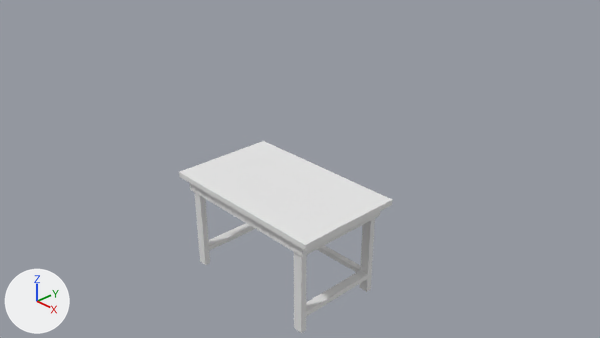
A saved change to the Blender file Assets/Objects/Props/Table/table.blend.
One viewpoint serves both versions: the file's camera 'Camera'. Arrows for +X, +Y and +Z are at lower left; the lights stay in place.
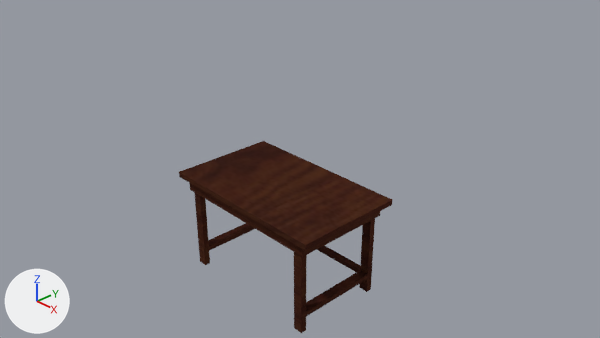
Location of each change, [x1, y1, x2, y2] in pixels of the pictures (600 x 338 px):
'Cube', recoloured (white to brown)
    both: [179, 141, 392, 333]

The change, as a diff of the scene's bpy script:
```diff
--- a/Assets/Objects/Props/Table/table.blend.py
+++ b/Assets/Objects/Props/Table/table.blend.py
@@ img_woodfinedark003_col_1k_jpg_001 @@
+img_woodfinedark003_col_1k_jpg_001 = load_image('WoodFineDark003_COL_1K.jpg.001', '../Textures0/WoodFineDark003_COL_1K.jpg', 1024, 1024, 'sRGB')
@@ mat_wood1 @@
+mat_wood1 = bpy.data.materials.new('wood1')
+# uses the picture img_woodfinedark003_col_1k_jpg_001
@@ me_cube @@
 me_cube.from_pydata(...)  # 112 vertices, 88 faces; spans x -44.4..6.6, y -1.0..1.0, z -1.6..1.6
-me_cube.materials.append(mat_material)  # white #e7e7e7
+me_cube.materials.append(mat_wood1)
```
